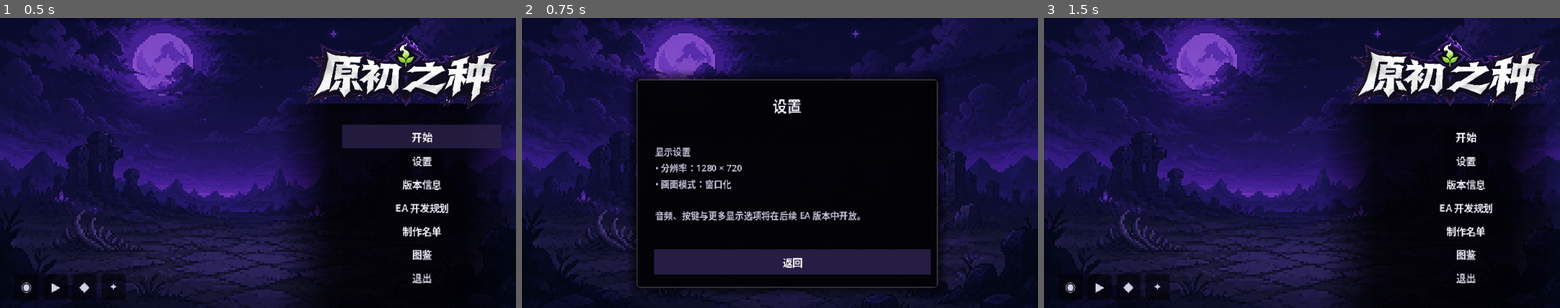
Above: before the commit, frames 1-3 (left to right).
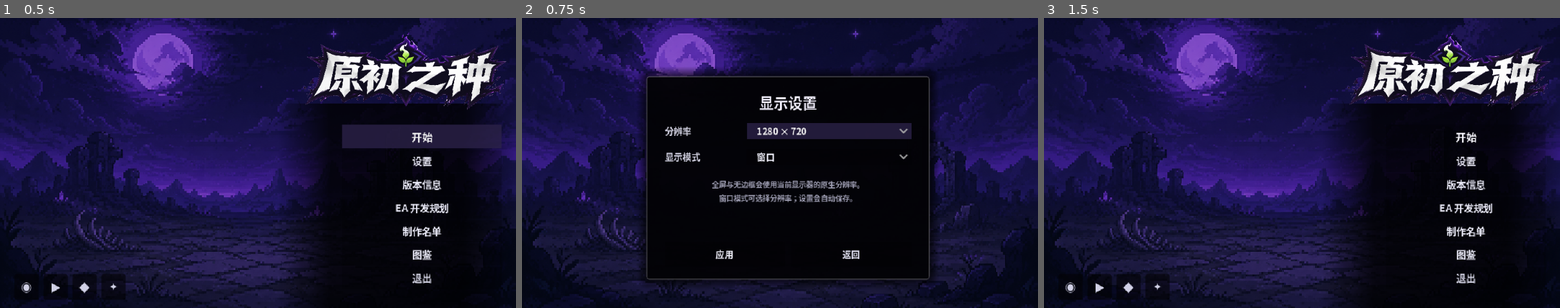
Above: after the commit, the same moments.

Repository: LIJUNCAN1/-Roguelike
Game: Godot game, scene res://scenes/ui/title_screen.tscn
The game is run twice, just before and just after one commit, with the same random seed, the same clock (stepped at 60 frames per second) and the same inputs.
Inputs:
- Up to frame 1 (0.5 s): no input
- Up to frame 2 (0.75 s): click "设置" at 0.5 s
- Up to frame 3 (1.5 s): click "返回" at 1.25 s

Frame 1 is identical in both runs. In frame 2, 15% of the frame differs, in the area x 20-82%, y 17-95%; in frame 3, nothing differs.

Commit message:
feat: add display settings menu

Diff:
--- a/scenes/ui/title_screen.tscn
+++ b/scenes/ui/title_screen.tscn
@@ -328,6 +328,128 @@
 theme_override_styles/focus = SubResource("StyleBoxFlat_social_hover")
 text = "✦"
 
+[node name="SettingsPanel" type="PanelContainer" parent="Interface"]
+visible = false
+offset_left = 154.0
+offset_top = 72.0
+offset_right = 506.0
+offset_bottom = 318.0
+theme_override_styles/panel = SubResource("StyleBoxFlat_info_panel")
+
+[node name="Margin" type="MarginContainer" parent="Interface/SettingsPanel"]
+layout_mode = 2
+theme_override_constants/margin_left = 22
+theme_override_constants/margin_top = 18
+theme_override_constants/margin_right = 22
+theme_override_constants/margin_bottom = 16
+
+[node name="Content" type="VBoxContainer" parent="Interface/SettingsPanel/Margin"]
+layout_mode = 2
+theme_override_constants/separation = 12
+
+[node name="Title" type="Label" parent="Interface/SettingsPanel/Margin/Content"]
+layout_mode = 2
+theme_override_colors/font_color = Color(0.96, 0.95, 1, 1)
+theme_override_fonts/font = SubResource("SystemFont_bold")
+theme_override_font_sizes/font_size = 18
+text = "显示设置"
+horizontal_alignment = 1
+
+[node name="ResolutionRow" type="HBoxContainer" parent="Interface/SettingsPanel/Margin/Content"]
+layout_mode = 2
+theme_override_constants/separation = 10
+
+[node name="Label" type="Label" parent="Interface/SettingsPanel/Margin/Content/ResolutionRow"]
+custom_minimum_size = Vector2(92, 0)
+layout_mode = 2
+theme_override_colors/font_color = Color(0.84, 0.84, 0.9, 1)
+theme_override_fonts/font = SubResource("SystemFont_bold")
+theme_override_font_sizes/font_size = 11
+text = "分辨率"
+vertical_alignment = 1
+
+[node name="Option" type="OptionButton" parent="Interface/SettingsPanel/Margin/Content/ResolutionRow"]
+layout_mode = 2
+size_flags_horizontal = 3
+theme_override_colors/font_color = Color(0.94, 0.94, 0.98, 1)
+theme_override_fonts/font = SubResource("SystemFont_bold")
+theme_override_font_sizes/font_size = 11
+theme_override_styles/normal = SubResource("StyleBoxFlat_button")
+theme_override_styles/hover = SubResource("StyleBoxFlat_button_hover")
+theme_override_styles/pressed = SubResource("StyleBoxFlat_button_pressed")
+theme_override_styles/focus = SubResource("StyleBoxFlat_button_hover")
+
+[node name="WindowModeRow" type="HBoxContainer" parent="Interface/SettingsPanel/Margin/Content"]
+layout_mode = 2
+theme_override_constants/separation = 10
+
+[node name="Label" type="Label" parent="Interface/SettingsPanel/Margin/Content/WindowModeRow"]
+custom_minimum_size = Vector2(92, 0)
+layout_mode = 2
+theme_override_colors/font_color = Color(0.84, 0.84, 0.9, 1)
+theme_override_fonts/font = SubResource("SystemFont_bold")
+theme_override_font_sizes/font_size = 11
+text = "显示模式"
+vertical_alignment = 1
+
+[node name="Option" type="OptionButton" parent="Interface/SettingsPanel/Margin/Content/WindowModeRow"]
+layout_mode = 2
+size_flags_horizontal = 3
+theme_override_colors/font_color = Color(0.94, 0.94, 0.98, 1)
+theme_override_fonts/font = SubResource("SystemFont_bold")
+theme_override_font_sizes/font_size = 11
+theme_override_styles/normal = SubResource("StyleBoxFlat_button")
+theme_override_styles/hover = SubResource("StyleBoxFlat_button_hover")
+theme_override_styles/pressed = SubResource("StyleBoxFlat_button_pressed")
+theme_override_styles/focus = SubResource("StyleBoxFlat_button_hover")
+
+[node name="Hint" type="Label" parent="Interface/SettingsPanel/Margin/Content"]
+custom_minimum_size = Vector2(0, 42)
+layout_mode = 2
+theme_override_colors/font_color = Color(0.62, 0.62, 0.7, 1)
+theme_override_font_sizes/font_size = 9
+text = "全屏与无边框会使用当前显示器的原生分辨率。\n窗口模式可选择分辨率；设置会自动保存。"
+horizontal_alignment = 1
+vertical_alignment = 1
+autowrap_mode = 2
+
+[node name="Status" type="Label" parent="Interface/SettingsPanel/Margin/Content"]
+custom_minimum_size = Vector2(0, 18)
+layout_mode = 2
+theme_override_colors/font_color = Color(0.7, 0.82, 1, 1)
+theme_override_font_sizes/font_size = 9
+horizontal_alignment = 1
+
+[node name="Actions" type="HBoxContainer" parent="Interface/SettingsPanel/Margin/Content"]
+layout_mode = 2
+theme_override_constants/separation = 8
+
+[node name="ApplyButton" type="Button" parent="Interface/SettingsPanel/Margin/Content/Actions"]
+custom_minimum_size = Vector2(0, 30)
+layout_mode = 2
+size_flags_horizontal = 3
+theme_override_colors/font_color = Color(0.94, 0.94, 0.98, 1)
+theme_override_fonts/font = SubResource("SystemFont_bold")
+theme_override_font_sizes/font_size = 11
+theme_override_styles/normal = SubResource("StyleBoxFlat_button")
+theme_override_styles/hover = SubResource("StyleBoxFlat_button_hover")
+theme_override_styles/pressed = SubResource("StyleBoxFlat_button_pressed")
+theme_override_styles/focus = SubResource("StyleBoxFlat_button_hover")
+text = "应用"
+
+[node name="BackButton" type="Button" parent="Interface/SettingsPanel/Margin/Content/Actions"]
+custom_minimum_size = Vector2(0, 30)
+layout_mode = 2
+size_flags_horizontal = 3
+theme_override_colors/font_color = Color(0.86, 0.86, 0.92, 1)
+theme_override_fonts/font = SubResource("SystemFont_bold")
+theme_override_font_sizes/font_size = 11
+theme_override_styles/normal = SubResource("StyleBoxFlat_button")
+theme_override_styles/hover = SubResource("StyleBoxFlat_button_hover")
+theme_override_styles/pressed = SubResource("StyleBoxFlat_button_pressed")
+theme_override_styles/focus = SubResource("StyleBoxFlat_button_hover")
+text = "返回"
+
 [node name="GeneralInfoPanel" type="PanelContainer" parent="Interface"]
 visible = false
 offset_left = 142.0
--- a/scripts/ui/title_screen.gd
+++ b/scripts/ui/title_screen.gd
@@ -4,6 +4,17 @@
 @export_file("*.tscn") var game_scene_path: String = (
 	"res://scenes/main/main.tscn"
 )
+
+const SETTINGS_PATH := "user://display_settings.cfg"
+const DISPLAY_MODE_WINDOWED := 0
+const DISPLAY_MODE_FULLSCREEN := 1
+const DISPLAY_MODE_BORDERLESS := 2
+const DISPLAY_RESOLUTIONS := [
+	Vector2i(1280, 720),
+	Vector2i(1600, 900),
+	Vector2i(1920, 1080),
+	Vector2i(2560, 1440),
+]
 
 @onready var start_button: Button = $Interface/Menu/Content/StartButton
 @onready var settings_button: Button = $Interface/Menu/Content/SettingsButton
@@ -22,6 +33,22 @@
 @onready var social_icons: Control = $Interface/SocialIcons
 @onready var meta_panel: Control = $Interface/MetaUpgradePanel
 @onready var codex_panel: Control = $Interface/GeneCodexPanel
+@onready var settings_panel: Control = $Interface/SettingsPanel
+@onready var resolution_option: OptionButton = (
+	$Interface/SettingsPanel/Margin/Content/ResolutionRow/Option
+)
+@onready var display_mode_option: OptionButton = (
+	$Interface/SettingsPanel/Margin/Content/WindowModeRow/Option
+)
+@onready var settings_status: Label = (
+	$Interface/SettingsPanel/Margin/Content/Status
+)
+@onready var settings_apply_button: Button = (
+	$Interface/SettingsPanel/Margin/Content/Actions/ApplyButton
+)
+@onready var settings_back_button: Button = (
+	$Interface/SettingsPanel/Margin/Content/Actions/BackButton
+)
 @onready var info_panel: Control = $Interface/GeneralInfoPanel
 @onready var info_title: Label = $Interface/GeneralInfoPanel/Margin/Content/Title
 @onready var info_body: Label = $Interface/GeneralInfoPanel/Margin/Content/Body
@@ -40,6 +67,7 @@
 
 func _ready() -> void:
 	get_tree().paused = false
+	setup_display_settings()
 	start_button.pressed.connect(start_game)
 	settings_button.pressed.connect(open_settings)
 	version_button.pressed.connect(open_version_info)
@@ -47,6 +75,9 @@
 	credits_button.pressed.connect(open_credits)
 	codex_button.pressed.connect(open_gene_codex)
 	quit_button.pressed.connect(quit_game)
+	settings_apply_button.pressed.connect(apply_display_settings)
+	settings_back_button.pressed.connect(close_submenu)
+	display_mode_option.item_selected.connect(on_display_mode_selected)
 	info_back_button.pressed.connect(close_submenu)
 	meta_back_button.pressed.connect(close_submenu)
 	codex_back_button.pressed.connect(close_submenu)
@@ -64,6 +95,8 @@
 		credits_button,
 		codex_button,
 		quit_button,
+		settings_apply_button,
+		settings_back_button,
 		info_back_button,
 		meta_back_button,
 		codex_back_button,
@@ -106,13 +139,132 @@
 
 
 func open_settings() -> void:
-	open_info(
-		"设置",
-		"显示设置\n"
-		+ "• 分辨率：1280 × 720\n"
-		+ "• 画面模式：窗口化\n\n"
-		+ "音频、按键与更多显示选项将在后续 EA 版本中开放。"
-	)
+	menu.visible = false
+	info_panel.visible = false
+	meta_panel.visible = false
+	codex_panel.visible = false
+	settings_panel.visible = true
+	settings_status.text = ""
+	set_main_decoration_visible(false)
+	resolution_option.grab_focus()
+
+
+func setup_display_settings() -> void:
+	resolution_option.clear()
+	for resolution in DISPLAY_RESOLUTIONS:
+		resolution_option.add_item(
+			"%d × %d" % [resolution.x, resolution.y]
+		)
+	display_mode_option.clear()
+	display_mode_option.add_item("窗口")
+	display_mode_option.add_item("全屏")
+	display_mode_option.add_item("无边框")
+
+	var config := ConfigFile.new()
+	var width := 1280
+	var height := 720
+	var display_mode := DISPLAY_MODE_WINDOWED
+	if config.load(SETTINGS_PATH) == OK:
+		width = int(config.get_value("display", "width", width))
+		height = int(config.get_value("display", "height", height))
+		display_mode = int(
+			config.get_value("display", "mode", display_mode)
+		)
+
+	var resolution_index := 0
+	for index in range(DISPLAY_RESOLUTIONS.size()):
+		if DISPLAY_RESOLUTIONS[index] == Vector2i(width, height):
+			resolution_index = index
+			break
+	resolution_option.select(resolution_index)
+	display_mode = clampi(
+		display_mode,
+		DISPLAY_MODE_WINDOWED,
+		DISPLAY_MODE_BORDERLESS
+	)
+	display_mode_option.select(display_mode)
+	on_display_mode_selected(display_mode)
+	if DisplayServer.get_name() != "headless":
+		apply_display_values(
+			DISPLAY_RESOLUTIONS[resolution_index],
+			display_mode
+		)
+
+
+func on_display_mode_selected(mode_index: int) -> void:
+	resolution_option.disabled = mode_index != DISPLAY_MODE_WINDOWED
+
+
+func apply_display_settings() -> void:
+	var resolution_index := clampi(
+		resolution_option.selected,
+		0,
+		DISPLAY_RESOLUTIONS.size() - 1
+	)
+	var resolution: Vector2i = DISPLAY_RESOLUTIONS[resolution_index]
+	var display_mode := clampi(
+		display_mode_option.selected,
+		DISPLAY_MODE_WINDOWED,
+		DISPLAY_MODE_BORDERLESS
+	)
+	if DisplayServer.get_name() != "headless":
+		apply_display_values(resolution, display_mode)
+	save_display_settings(resolution, display_mode)
+	settings_status.text = "设置已应用并保存"
+
+
+func apply_display_values(resolution: Vector2i, display_mode: int) -> void:
+	match display_mode:
+		DISPLAY_MODE_FULLSCREEN:
+			DisplayServer.window_set_flag(
+				DisplayServer.WINDOW_FLAG_BORDERLESS,
+				false
+			)
+			DisplayServer.window_set_mode(
+				DisplayServer.WINDOW_MODE_FULLSCREEN
+			)
+		DISPLAY_MODE_BORDERLESS:
+			DisplayServer.window_set_mode(
+				DisplayServer.WINDOW_MODE_WINDOWED
+			)
+			DisplayServer.window_set_flag(
+				DisplayServer.WINDOW_FLAG_BORDERLESS,
+				true
+			)
+			var screen := DisplayServer.window_get_current_screen()
+			DisplayServer.window_set_size(
+				DisplayServer.screen_get_size(screen)
+			)
+			DisplayServer.window_set_position(
+				DisplayServer.screen_get_position(screen)
+			)
+		_:
+			DisplayServer.window_set_mode(
+				DisplayServer.WINDOW_MODE_WINDOWED
+			)
+			DisplayServer.window_set_flag(
+				DisplayServer.WINDOW_FLAG_BORDERLESS,
+				false
+			)
+			DisplayServer.window_set_size(resolution)
+			center_window(resolution)
+
+
+func center_window(resolution: Vector2i) -> void:
+	var screen := DisplayServer.window_get_current_screen()
+	var screen_position := DisplayServer.screen_get_position(screen)
+	var screen_size := DisplayServer.screen_get_size(screen)
+	DisplayServer.window_set_position(
+		screen_position + (screen_size - resolution) / 2
+	)
+
+
+func save_display_settings(resolution: Vector2i, display_mode: int) -> void:
+	var config := ConfigFile.new()
+	config.set_value("display", "width", resolution.x)
+	config.set_value("display", "height", resolution.y)
+	config.set_value("display", "mode", display_mode)
+	config.save(SETTINGS_PATH)
 
 
 func open_version_info() -> void:
@@ -148,6 +300,7 @@
 
 func open_info(title: String, body: String) -> void:
 	menu.visible = false
+	settings_panel.visible = false
 	meta_panel.visible = false
 	codex_panel.visible = false
 	info_title.text = title
@@ -160,6 +313,7 @@
 # Preserved for the existing progression panel and automated test coverage.
 func open_meta_upgrades() -> void:
 	menu.visible = false
+	settings_panel.visible = false
 	info_panel.visible = false
 	codex_panel.visible = false
 	meta_panel.visible = true
@@ -168,6 +322,7 @@
 
 func open_gene_codex() -> void:
 	menu.visible = false
+	settings_panel.visible = false
 	info_panel.visible = false
 	meta_panel.visible = false
 	codex_panel.visible = true
@@ -175,6 +330,7 @@
 
 
 func close_submenu() -> void:
+	settings_panel.visible = false
 	info_panel.visible = false
 	meta_panel.visible = false
 	codex_panel.visible = false
--- a/tests/menu_pause_smoke_test.gd
+++ b/tests/menu_pause_smoke_test.gd
@@ -24,6 +24,18 @@
 		push_error("Title screen was not configured.")
 		quit(1)
 		return
+
+	title.open_settings()
+	if (
+		not title.settings_panel.visible
+		or title.menu.visible
+		or title.resolution_option.item_count != 4
+		or title.display_mode_option.item_count != 3
+	):
+		push_error("Display settings menu was not configured.")
+		quit(1)
+		return
+	title.close_submenu()
 
 	title.open_meta_upgrades()
 	if not title.meta_panel.visible or title.menu.visible:
